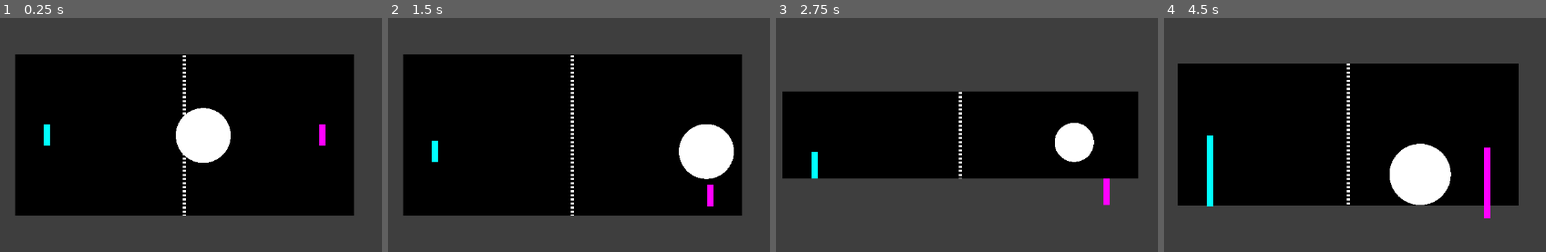
Above: before the commit, frames 1-4 (left to right).
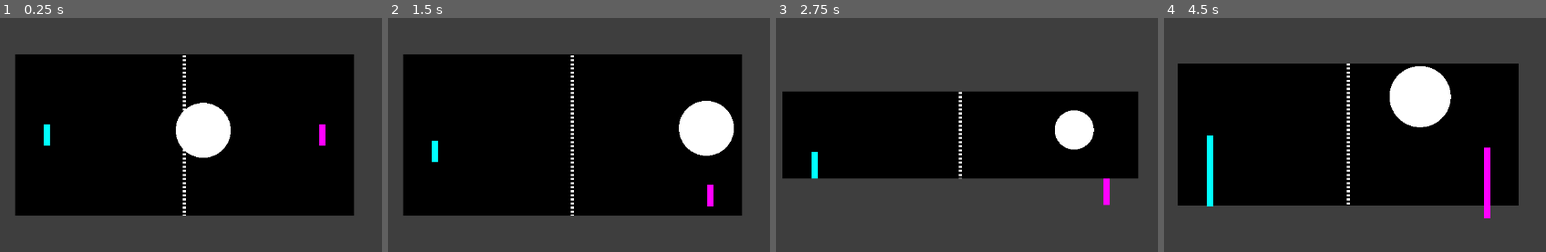
Above: after the commit, the same moments.

Repository: sdfgeoff/parameterball
Game: Godot game, scene res://Pong.tscn
Two runs of this game, one before a commit and one after it. Both use one fixed random seed, a clock stepped at 60 frames per second and the inputs below.
Inputs:
- Up to frame 1 (0.25 s): no input
- Up to frame 2 (1.5 s): hold Down (right_move_down) 0.53-1.28 s; hold S (left_move_down) from 1.28 s (still down)
- Up to frame 3 (2.75 s): release S (left_move_down) at 2.03 s; hold Down (right_move_down) from 2.03 s (still down)
- Up to frame 4 (4.5 s): release Down (right_move_down) at 2.78 s; hold W (left_move_up) 2.78-3.53 s; hold S (left_move_down) from 3.53 s (still down)

The runs differ from the first frame. In frame 1, 0.7% of the frame differs, in the area x 46-61%, y 36-62%; in frame 2, 2.9%; in frame 3, 1.1%; in frame 4, 6.7%, in the area x 58-76%, y 20-81%.

Commit message:
Twiddled parameter ranges, added export params

Diff:
--- a/Game.gd
+++ b/Game.gd
@@ -40,7 +40,7 @@
 	PAD_SPEED = randi_range(80, 200)
 
 	GRAVITY_X = randi_range(-BALL_SPEED, BALL_SPEED)
-	GRAVITY_Y = randi_range(-BALL_SPEED, BALL_SPEED)
+	GRAVITY_Y = randi_range(-BALL_SPEED * 2, BALL_SPEED * 2)
 
 	$left.position.x = -COURT_WIDTH / 2 + 50
 	$left.position.y = clamp($left.position.y, -COURT_HEIGHT / 2 + PAD_LENGTH / 2 , COURT_HEIGHT / 2 - PAD_LENGTH / 2)
Not shown, added: export_presets.cfg
